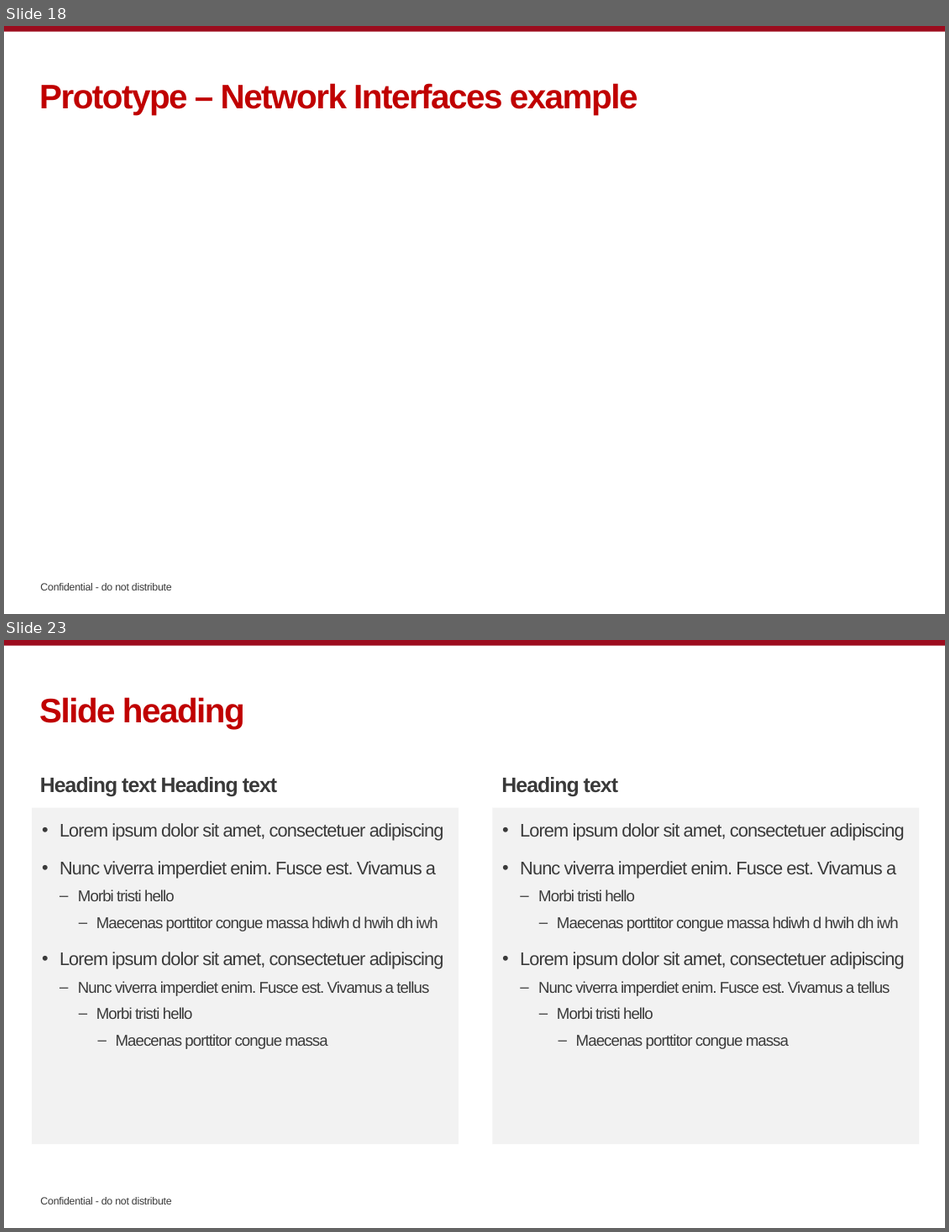
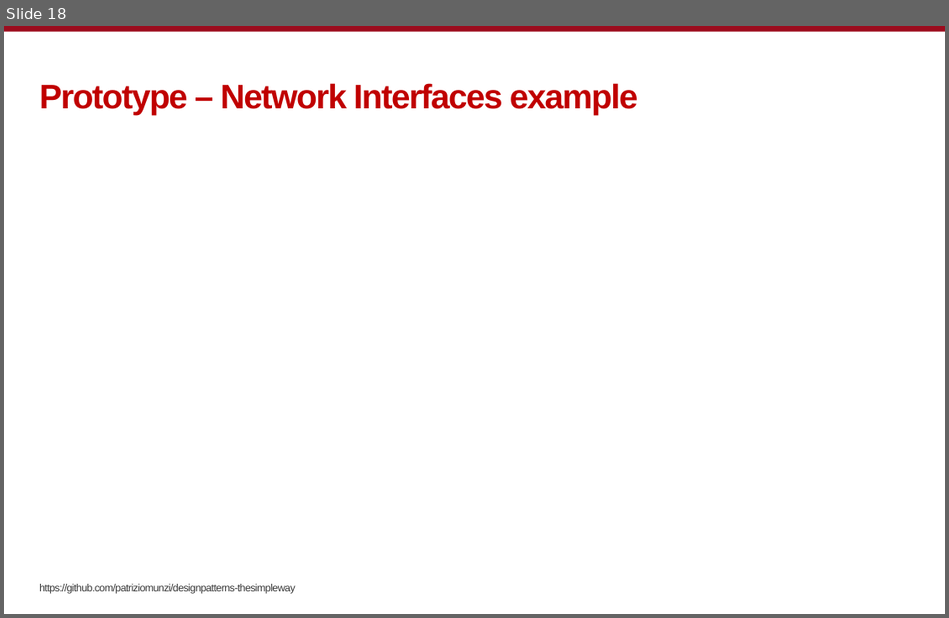
Before and after one commit to patriziomunzi/designpatterns-thesimpleway, a slide deck: docs/design_patterns_the_simple_way.pptx. Shown one above the other, each under a label of ours: slides 18 and 23 before the commit, slide 18 after it; the slides between them are not shown. The pictures are 949x1232 and 949x618 pixels, drawn with LibreOffice and Linux fonts; fonts in the diff are those of the drawing; background and template pictures are left out. Boxes give left, top, right and bottom in pixels: in the first picture for what was removed or moved away, otherwise in the second. Text is boxed around its words. In the diff, an @@ line names an element or a change of style, - is before the commit and + after.

```diff
--- a/docs/design_patterns_the_simple_way.pptx
+++ b/docs/design_patterns_the_simple_way.pptx
@@ slide 23 removed at (x1=4, y1=640, x2=945, y2=1228), background picture (left out); not listed: 2 template elements that a slide beside it also shows @@
@@ title removed at (x1=39, y1=697, x2=245, y2=729) @@
-Slide heading
@@ text removed at (x1=40, y1=777, x2=277, y2=797) @@
-Heading text Heading text
@@ text removed at (x1=501, y1=777, x2=618, y2=797) @@
-Heading text
@@ text removed at (x1=31, y1=807, x2=458, y2=1144) @@
-  • Lorem ipsum dolor sit amet, consectetuer adipiscing
-  • Nunc viverra imperdiet enim. Fusce est. Vivamus a
-    – Morbi tristi hello
-      – Maecenas porttitor congue massa hdiwh d hwih dh iwh
-  • Lorem ipsum dolor sit amet, consectetuer adipiscing
-    – Nunc viverra imperdiet enim. Fusce est. Vivamus a tellus
-      – Morbi tristi hello
-        – Maecenas porttitor congue massa
@@ text removed at (x1=492, y1=807, x2=920, y2=1144) @@
-  • Lorem ipsum dolor sit amet, consectetuer adipiscing
-  • Nunc viverra imperdiet enim. Fusce est. Vivamus a
-    – Morbi tristi hello
-      – Maecenas porttitor congue massa hdiwh d hwih dh iwh
-  • Lorem ipsum dolor sit amet, consectetuer adipiscing
-    – Nunc viverra imperdiet enim. Fusce est. Vivamus a tellus
-      – Morbi tristi hello
-        – Maecenas porttitor congue massa
@@ page number removed at (x1=882, y1=1190, x2=929, y2=1213) @@
-23
@@ slide 18 changed as well @@
@@ text added at (x1=39, y1=584, x2=295, y2=594), 8 pt, text #3A3A3A @@
+https://github.com/patriziomunzi/designpatterns-thesimpleway
@@ text removed at (x1=40, y1=583, x2=172, y2=590) @@
-Confidential - do not distribute
```
Also in this commit, not shown: 17 other slides changed, 1 slide added, 11 other slides removed.
